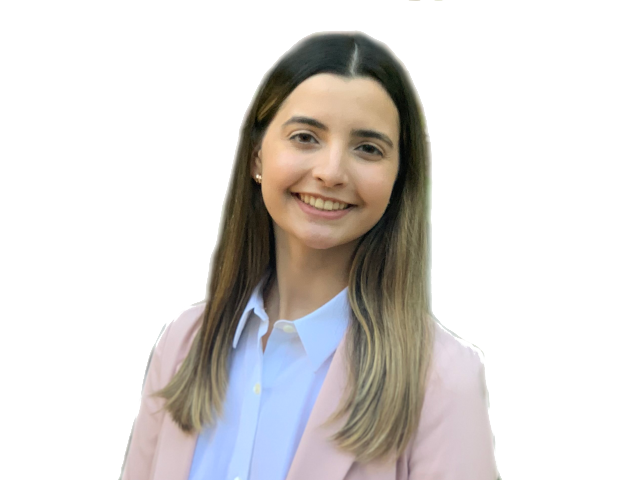
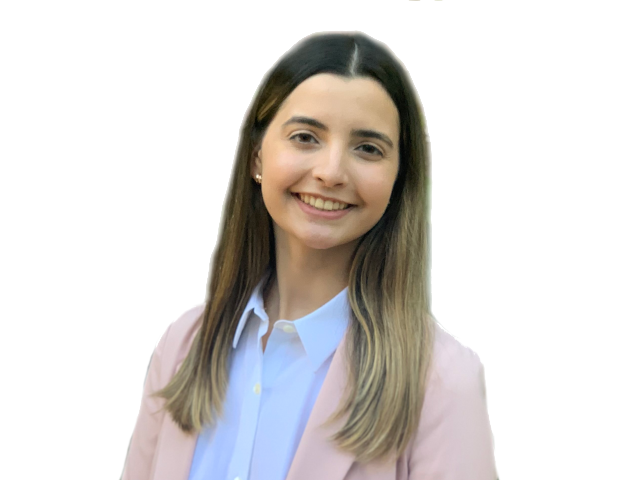
Comparing the layer stacks of the two 640x480 images. Changes:
painted on "guadalupe.jpg" over <box>118,298,503,480</box>
